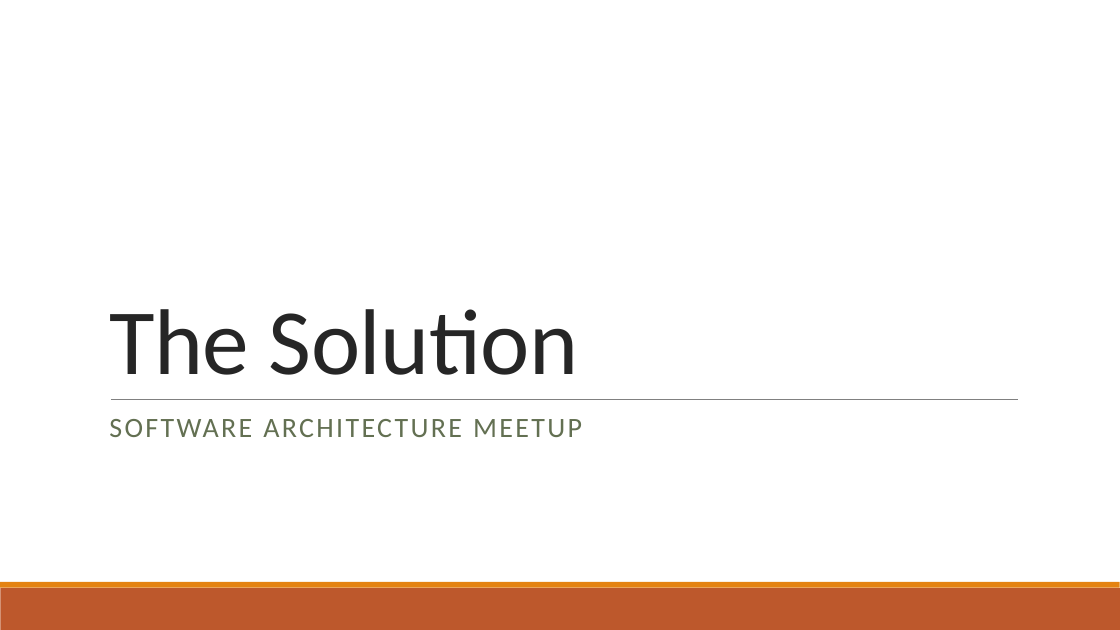
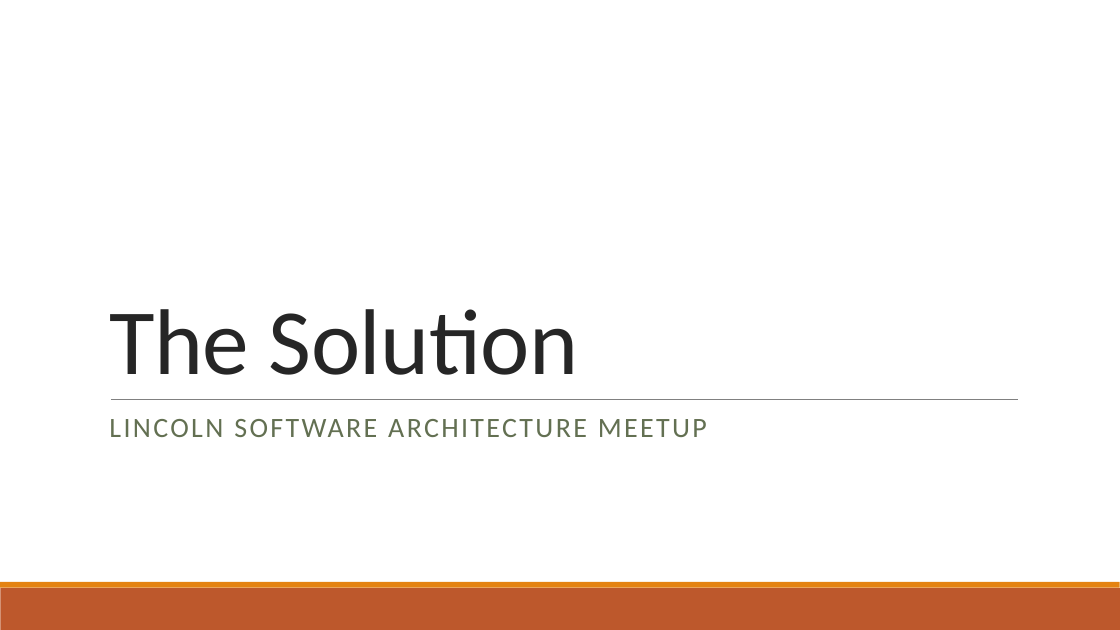
Before and after one commit to tylermorten/rosp, a slide deck: slide 1 of rosp.pptx. Drawn at 1120x630 pixels with LibreOffice and Linux fonts; fonts in the diff are those of the drawing. Boxes give left, top, right and bottom in pixels: in the first picture for what was removed or moved away, otherwise in the second. Text is boxed around its words. In the diff, an @@ line names an element or a change of style, - is before the commit and + after.

```diff
--- a/rosp.pptx
+++ b/rosp.pptx
@@ subtitle at <box>109,419,707,437</box>: text changed @@
-SOFTWARE ARCHITECTURE MEETUP
+LINCOLN SOFTWARE ARCHITECTURE MEETUP
```
Also in this commit, not shown: 1 other slide changed.
